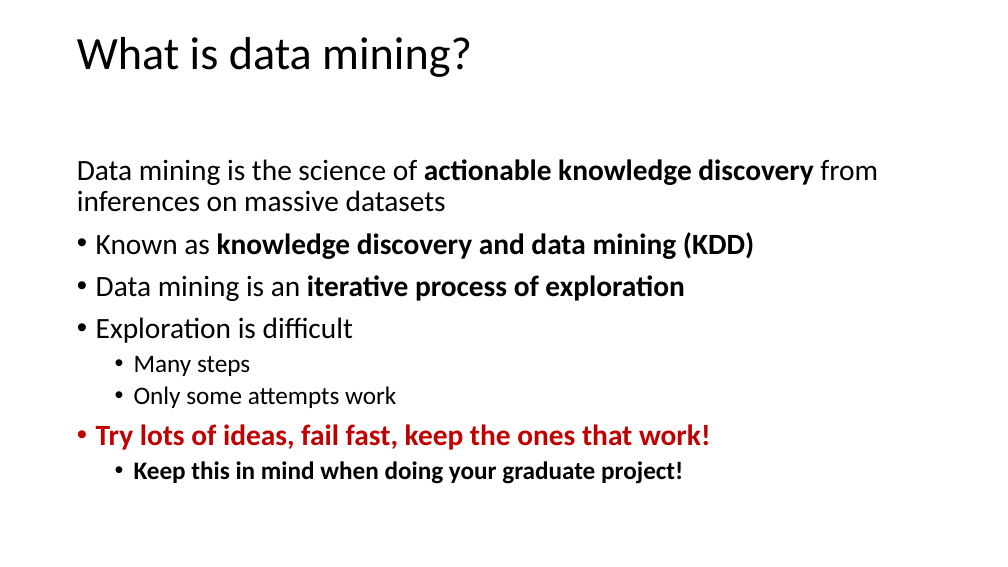
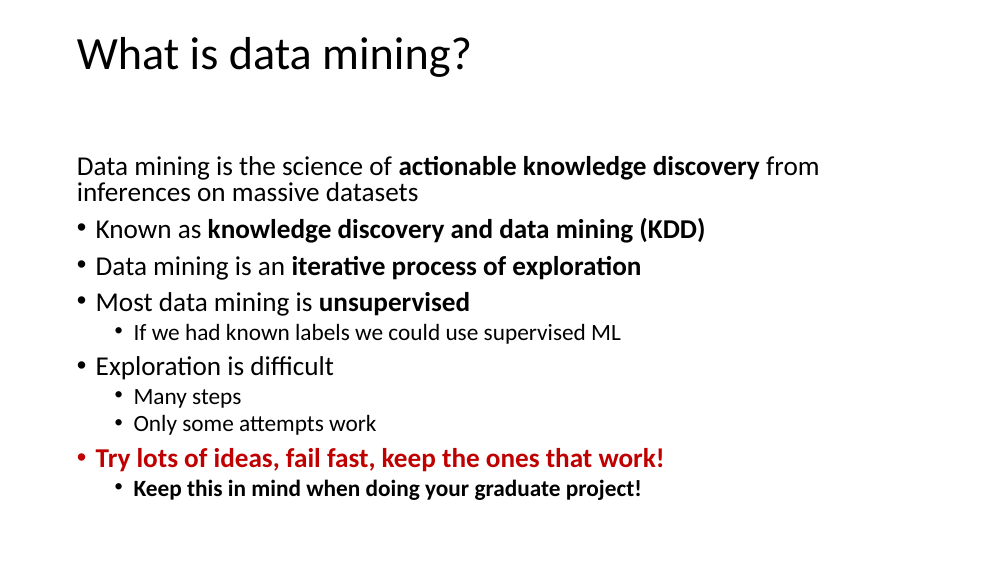
Before and after one commit to jonahneu/CSCI-E-108, a slide deck: slide 3 of slides/1_Introduction.pptx. Drawn at 1008x567 pixels with LibreOffice and Linux fonts; fonts in the diff are those of the drawing. Boxes give left, top, right and bottom in pixels: in the first picture for what was removed or moved away, otherwise in the second. Text is boxed around its words. In the diff, an @@ line names an element or a change of style, - is before the commit and + after.

```diff
--- a/slides/1_Introduction.pptx
+++ b/slides/1_Introduction.pptx
@@ text at bbox=[77, 156, 819, 500]: size 28 to 25.9 pt in "Data mining is the science of actionable ...", "Known as knowledge discovery and data mining ...", "Data mining is an iterative process of ...", "Exploration is difficult" and 1 more places; size 24 to 22.2 pt in "Many steps", "Only some attempts work", "Keep this in mind when doing your ..."; line spacing 0.9 to 0.8 @@
@@ text at bbox=[96, 292, 621, 344]: paragraphs added @@
+• Most data mining is unsupervised
+  • If we had known labels we could use supervised ML
```
Also in this commit, not shown: 2 other slides changed, 1 slide added.
